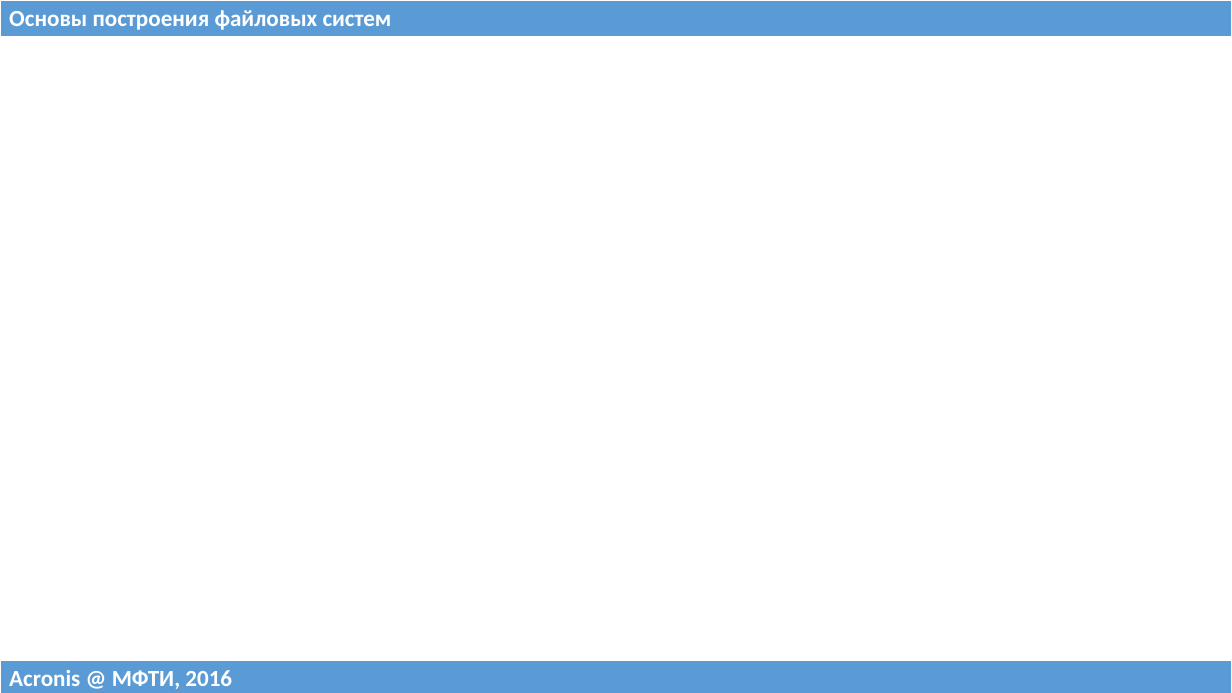
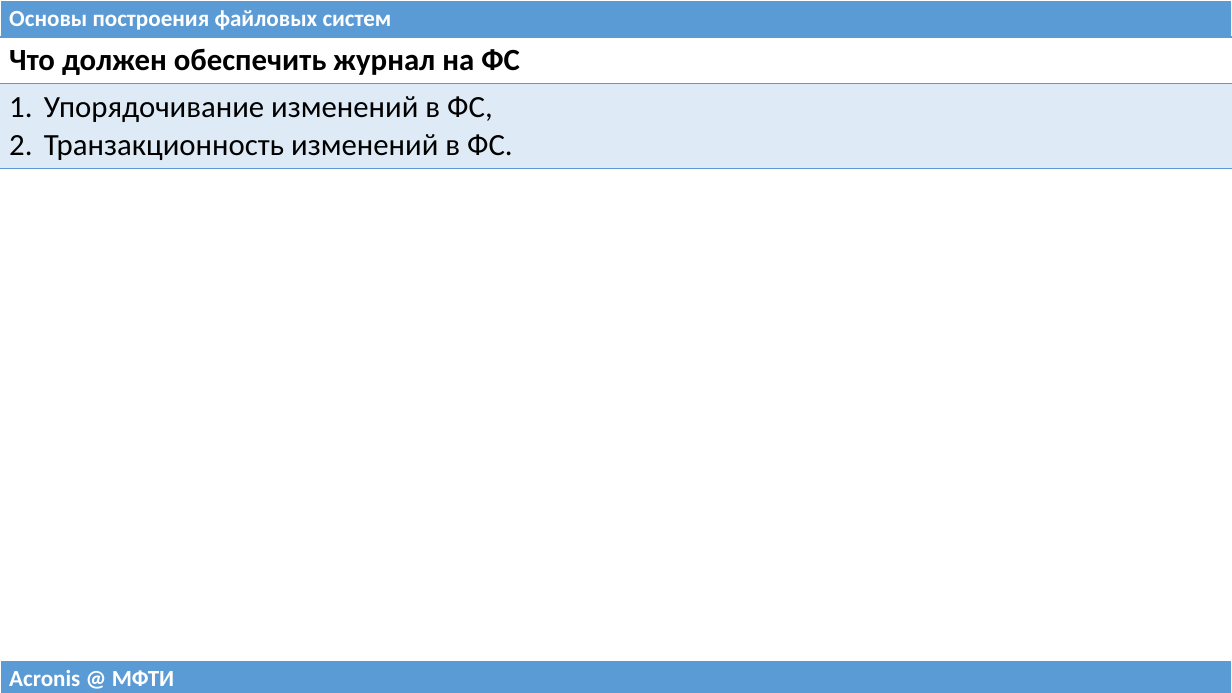
Before and after one commit to 75cc8545e7b021ed280ed0ef99fc7fc4/filesystems-101, a slide deck: slide 13 of talks/src/class05.pptx (slide 23 before the commit). Drawn at 1232x693 pixels with LibreOffice and Linux fonts; fonts in the diff are those of the drawing. Boxes give left, top, right and bottom in pixels: in the first picture for what was removed or moved away, otherwise in the second. Text is boxed around its words. In the diff, an @@ line names an element or a change of style, - is before the commit and + after.

```diff
--- a/talks/src/class05.pptx
+++ b/talks/src/class05.pptx
@@ table added at box(0, 37, 1232, 166), 2 rows, 1 columns @@
+Что должен обеспечить журнал на ФС
+Упорядочивание изменений в ФС, / Транзакционность изменений в ФС.
@@ table at box(0, 660, 1232, 693) @@
-row 1, column 1: Acronis @ МФТИ, 2016
+row 1, column 1: Acronis @ МФТИ
```
Also in this commit, not shown: 9 other slides changed, 24 slides added, 14 slides removed, 1 other file.
